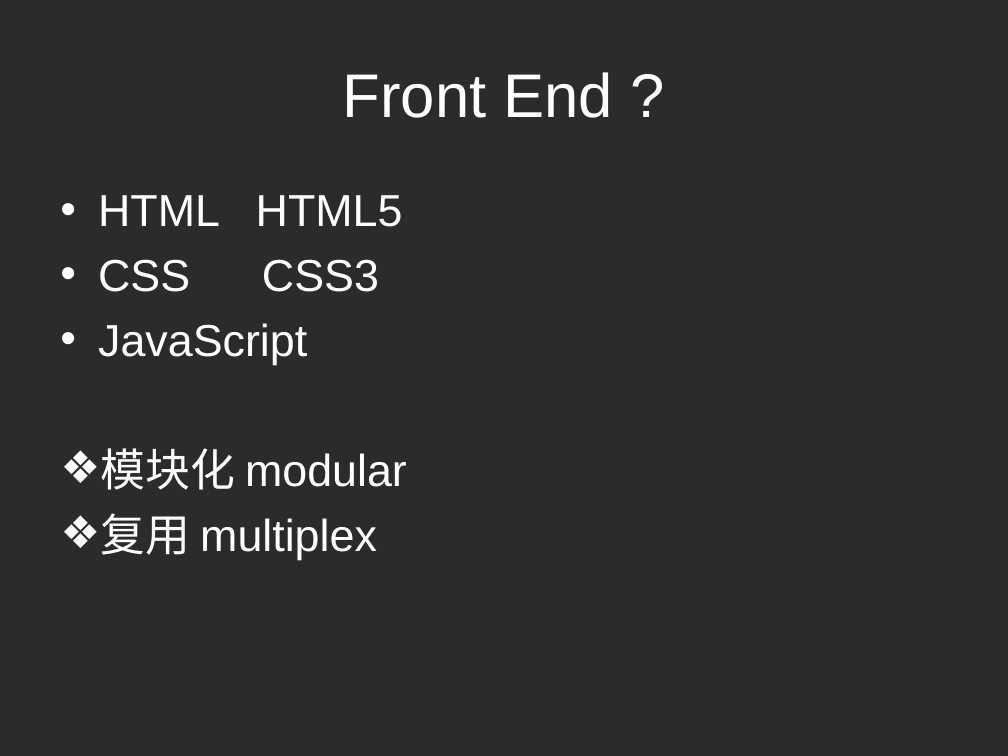
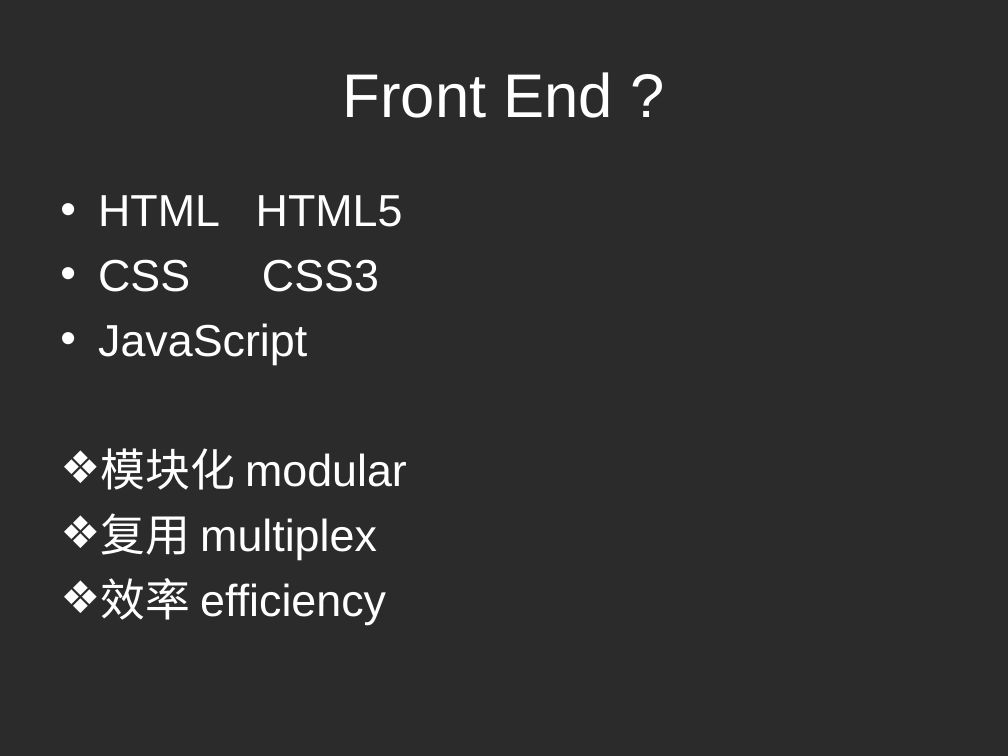
Before and after one commit to georgebbbb/web, a slide deck: slide 5 of FrontEnd.ppt (slide 2 before the commit). Drawn at 1008x756 pixels with LibreOffice and Linux fonts; fonts in the diff are those of the drawing; background and template pictures are left out; a plain dark background stands for a picture behind light text. Boxes give left, top, right and bottom in pixels: in the first picture for what was removed or moved away, otherwise in the second. Text is boxed around its words. In the diff, an @@ line names an element or a change of style, - is before the commit and + after.

```diff
--- a/FrontEnd.ppt
+++ b/FrontEnd.ppt
@@ text at (x1=100, y1=578, x2=386, y2=625): paragraph added @@
+❖ 效率 efficiency
```
Also in this commit, not shown: 1 other slide changed, 4 slides added, 14 other files.
